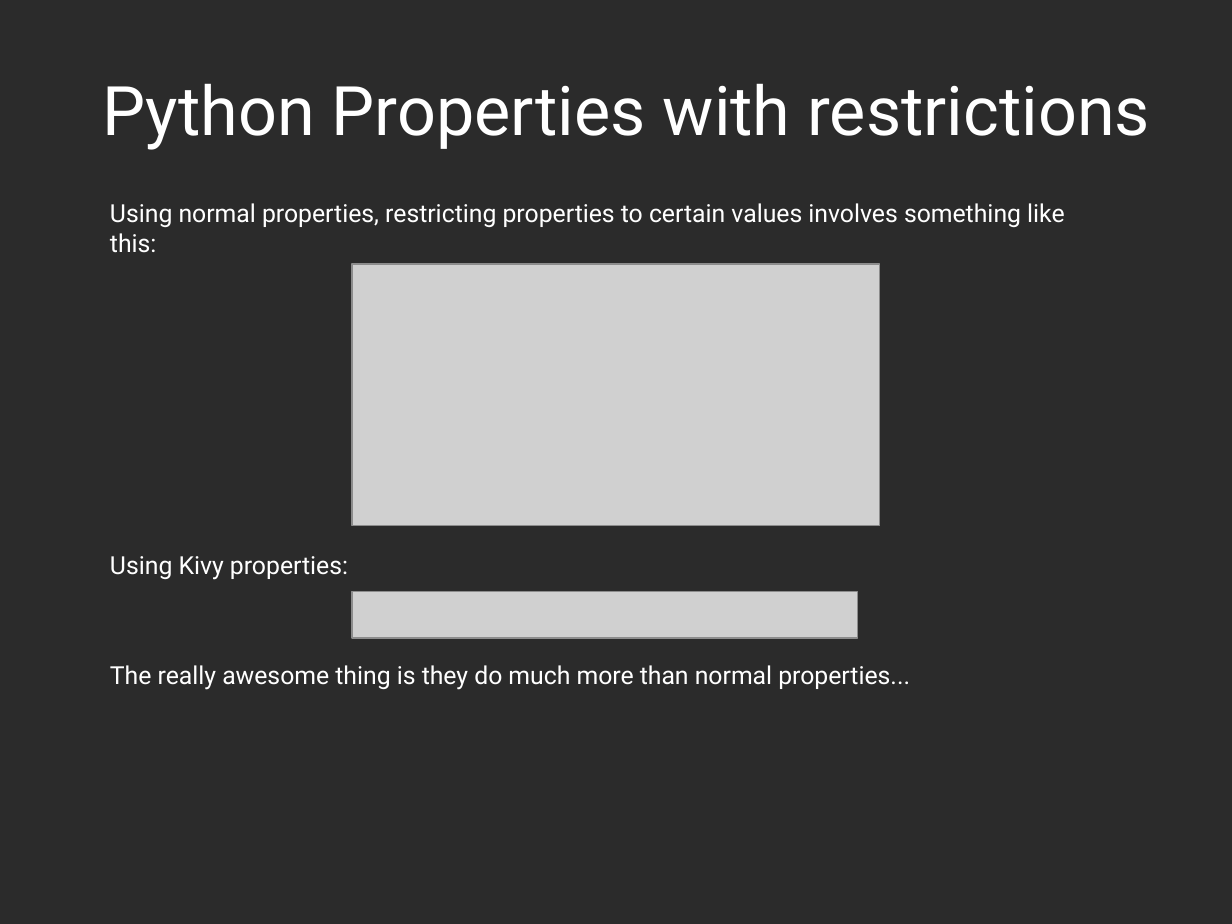
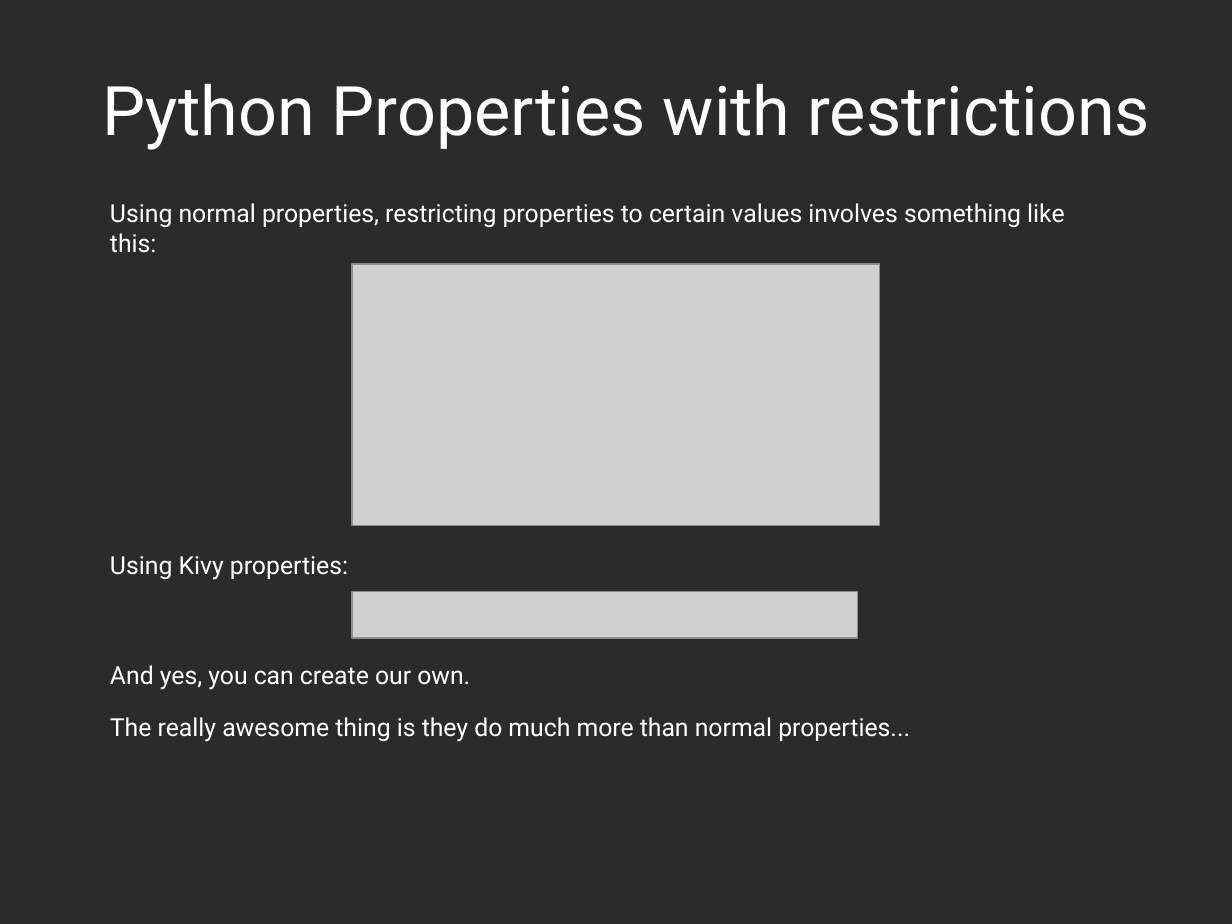
Before and after one commit to Zen-CODE/kivybits, a slide deck: slide 17 of PyCon/ZA 2013/PyCon.odp. Drawn at 1232x924 pixels with LibreOffice and Linux fonts; fonts in the diff are those of the drawing; grey boxes stand for pictures; background and template pictures are left out; a plain dark background stands for a picture behind light text. Boxes give left, top, right and bottom in pixels: in the first picture for what was removed or moved away, otherwise in the second. Text is boxed around its words. In the diff, an @@ line names an element or a change of style, - is before the commit and + after.

```diff
--- a/PyCon/ZA 2013/PyCon.odp
+++ b/PyCon/ZA 2013/PyCon.odp
@@ text at (x1=110, y1=665, x2=470, y2=690): paragraph added @@
+And yes, you can create our own.
```
Also in this commit, not shown: 1 slide added, 1 slide removed, 2 other files.
